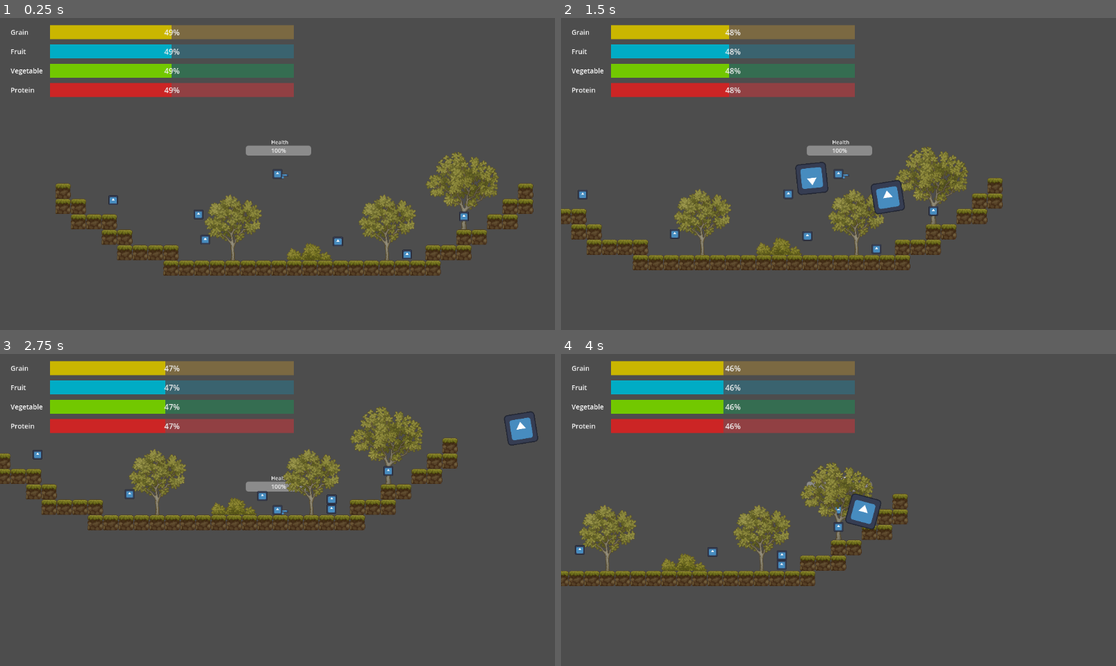
Above: before the commit, frames 1-4 (two rows, left to right).
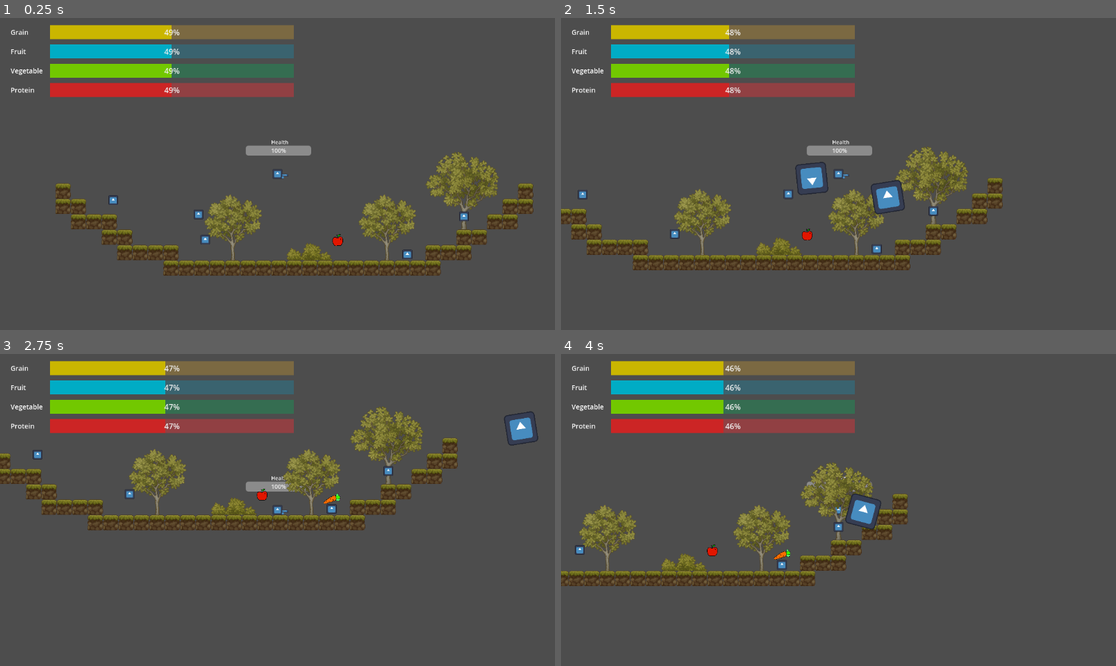
Above: after the commit, the same moments.

Repository: mathkimchi/PeddieHacks2025
Game: Godot game, scene res://Scenes/test_world.tscn
Two runs of this game, one before a commit and one after it. Both use one fixed random seed, a clock stepped at 60 frames per second and the inputs below. The engine's default icon, where the game draws it, is replaced by a stand-in: a white triangle on a blue panel in a dark square.
Inputs (mouse positions are in pixels of both pictures, inside the frame that each line leads up to):
- Up to frame 1 (0.25 s): no input
- Up to frame 2 (1.5 s): move the mouse to (960, 158) at 0.52 s; press the mouse at (960, 158) at 0.53 s; hold D (ui_right) from 0.53 s (still down); tap W (ui_up) at 0.77, 1.07 s; move the mouse to (727, 189) at 1.27 s; release the mouse at (727, 189) at 1.28 s; click (727, 189) at 1.35 s
- Up to frame 3 (2.75 s): tap W (ui_up) at 1.52, 1.82 s; move the mouse to (333, 441) at 2.02 s; release D (ui_right) at 2.03 s; press the mouse at (333, 441) at 2.03 s; hold A (ui_left) from 2.03 s (still down)
- Up to frame 4 (4 s): move the mouse to (810, 572) at 2.77 s; release A (ui_left) at 2.78 s; release the mouse at (810, 572) at 2.78 s; hold D (ui_right) from 2.78 s (still down); click (810, 572) at 2.85 s; tap W (ui_up) at 3.02, 3.32, 3.77 s; move the mouse to (1005, 556) at 3.52 s; press the mouse at (1005, 556) at 3.53 s

The runs differ from the first frame. In frame 1, less than 0.1% of the frame differs, in the area x 59-75%, y 69-78%; in frame 2, less than 0.1%; in frame 3, 0.1%, in the area x 46-62%, y 43-52%; in frame 4, 0.1%.

Commit message:
use the 4 food sprites (wonky names)

Diff:
--- a/Scenes/food/apple.tscn
+++ b/Scenes/food/apple.tscn
@@ -1,7 +1,7 @@
 [gd_scene load_steps=4 format=3 uid="uid://bh27lljtl7s5o"]
 
 [ext_resource type="Script" uid="uid://bghwudmmo8fe" path="res://Scenes/food/basic_food.gd" id="1_wmq5c"]
-[ext_resource type="Texture2D" uid="uid://3mx4150x8fiu" path="res://icon.svg" id="2_a4uho"]
+[ext_resource type="Texture2D" uid="uid://cde8c876rpiop" path="res://Assets/Sprites/fruit.png" id="2_a4uho"]
 
 [sub_resource type="RectangleShape2D" id="RectangleShape2D_kyf45"]
 
@@ -14,9 +14,9 @@
 [node name="CollisionShape2D" type="CollisionShape2D" parent="."]
 shape = SubResource("RectangleShape2D_kyf45")
 
-[node name="Icon" type="Sprite2D" parent="."]
-position = Vector2(0.5, 0)
-scale = Vector2(0.164062, 0.15625)
+[node name="Fruit" type="Sprite2D" parent="."]
+position = Vector2(3, -1)
+scale = Vector2(0.053125, 0.0534722)
 texture = ExtResource("2_a4uho")
 
 [connection signal="body_entered" from="." to="." method="_on_body_entered"]
--- a/Scenes/food/bread.tscn
+++ b/Scenes/food/bread.tscn
@@ -1,9 +1,10 @@
 [gd_scene load_steps=4 format=3 uid="uid://5eu8q8dv707c"]
 
 [ext_resource type="Script" uid="uid://bghwudmmo8fe" path="res://Scenes/food/basic_food.gd" id="1_yyxwh"]
-[ext_resource type="Texture2D" uid="uid://3mx4150x8fiu" path="res://icon.svg" id="2_gd6et"]
+[ext_resource type="Texture2D" uid="uid://cpqet3gxmchgj" path="res://Assets/Sprites/grain.png" id="2_gd6et"]
 
 [sub_resource type="RectangleShape2D" id="RectangleShape2D_747xw"]
+size = Vector2(16, 23)
 
 [node name="Bread" type="Area2D"]
 script = ExtResource("1_yyxwh")
@@ -11,11 +12,12 @@
 metadata/_custom_type_script = "uid://bghwudmmo8fe"
 
 [node name="CollisionShape2D" type="CollisionShape2D" parent="."]
+position = Vector2(0, 0.5)
 shape = SubResource("RectangleShape2D_747xw")
 
-[node name="Icon" type="Sprite2D" parent="."]
-position = Vector2(0.5, 0)
-scale = Vector2(0.164062, 0.15625)
+[node name="Grain" type="Sprite2D" parent="."]
+position = Vector2(4, 2)
+scale = Vector2(0.046875, 0.0395834)
 texture = ExtResource("2_gd6et")
 
 [connection signal="body_entered" from="." to="." method="_on_body_entered"]
--- a/Scenes/food/chicken_wing.tscn
+++ b/Scenes/food/chicken_wing.tscn
@@ -1,7 +1,7 @@
 [gd_scene load_steps=4 format=3 uid="uid://bpu87mwl5ygk8"]
 
 [ext_resource type="Script" uid="uid://bghwudmmo8fe" path="res://Scenes/food/basic_food.gd" id="1_1i4ca"]
-[ext_resource type="Texture2D" uid="uid://3mx4150x8fiu" path="res://icon.svg" id="2_ag7ao"]
+[ext_resource type="Texture2D" uid="uid://bxbxdrpdvntwb" path="res://Assets/Sprites/protein.png" id="2_ag7ao"]
 
 [sub_resource type="RectangleShape2D" id="RectangleShape2D_3ot3d"]
 
@@ -14,9 +14,8 @@
 [node name="CollisionShape2D" type="CollisionShape2D" parent="."]
 shape = SubResource("RectangleShape2D_3ot3d")
 
-[node name="Icon" type="Sprite2D" parent="."]
-position = Vector2(0.5, 0)
-scale = Vector2(0.164062, 0.15625)
+[node name="Protein" type="Sprite2D" parent="."]
+scale = Vector2(0.0208333, 0.0212963)
 texture = ExtResource("2_ag7ao")
 
 [connection signal="body_entered" from="." to="." method="_on_body_entered"]
--- a/Scenes/food/spinach.tscn
+++ b/Scenes/food/spinach.tscn
@@ -1,9 +1,10 @@
 [gd_scene load_steps=4 format=3 uid="uid://bp50jcthcik36"]
 
 [ext_resource type="Script" uid="uid://bghwudmmo8fe" path="res://Scenes/food/basic_food.gd" id="1_badym"]
-[ext_resource type="Texture2D" uid="uid://3mx4150x8fiu" path="res://icon.svg" id="2_f7j6a"]
+[ext_resource type="Texture2D" uid="uid://ccfseltnox62s" path="res://Assets/Sprites/vegtable.png" id="2_f7j6a"]
 
 [sub_resource type="RectangleShape2D" id="RectangleShape2D_oqh1m"]
+size = Vector2(34, 21)
 
 [node name="Spinach" type="Area2D"]
 script = ExtResource("1_badym")
@@ -12,11 +13,12 @@
 metadata/_custom_type_script = "uid://bghwudmmo8fe"
 
 [node name="CollisionShape2D" type="CollisionShape2D" parent="."]
+position = Vector2(1, -0.5)
 shape = SubResource("RectangleShape2D_oqh1m")
 
-[node name="Icon" type="Sprite2D" parent="."]
-position = Vector2(0.5, 0)
-scale = Vector2(0.164062, 0.15625)
+[node name="Vegtable" type="Sprite2D" parent="."]
+position = Vector2(1.00002, -0.999992)
+scale = Vector2(0.0377604, 0.0402778)
 texture = ExtResource("2_f7j6a")
 
 [connection signal="body_entered" from="." to="." method="_on_body_entered"]
--- a/Scenes/food_spawner/spinach_bush.tscn
+++ b/Scenes/food_spawner/spinach_bush.tscn
@@ -16,8 +16,8 @@
 shape = SubResource("RectangleShape2D_1i128")
 
 [node name="Icon" type="Sprite2D" parent="."]
-position = Vector2(0, -1.90735e-06)
-scale = Vector2(0.15625, 0.15625)
+position = Vector2(0.5, 0)
+scale = Vector2(0.164062, 0.15625)
 texture = ExtResource("2_dxeev")
 
 [connection signal="area_entered" from="." to="." method="_on_area_entered"]
